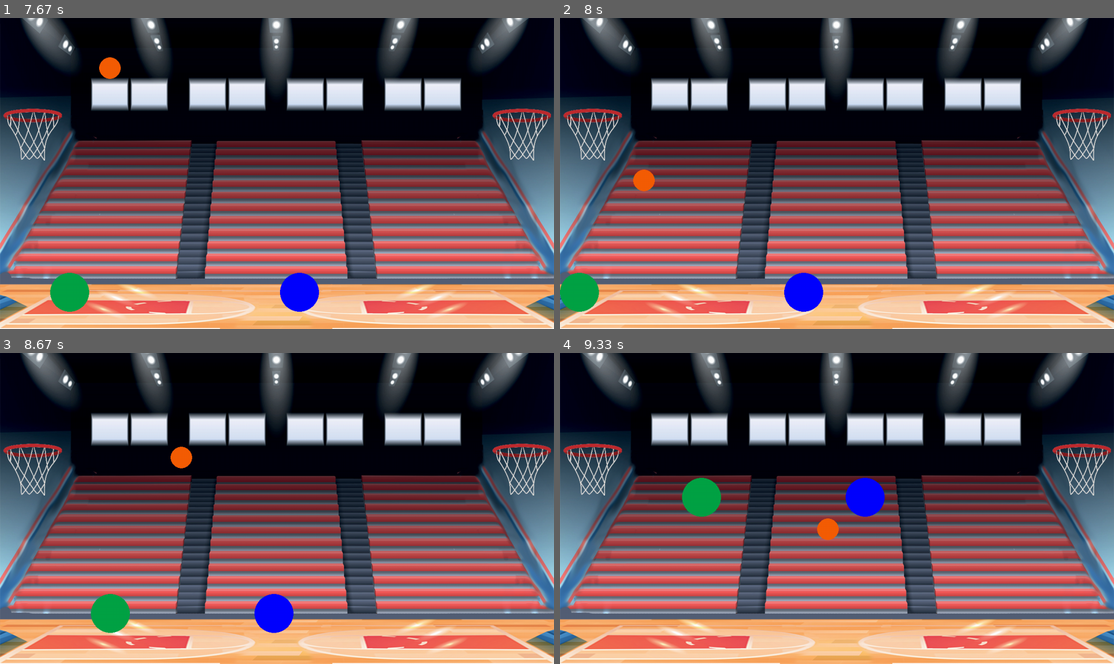
Above: before the commit, frames 1-4 (two rows, left to right).
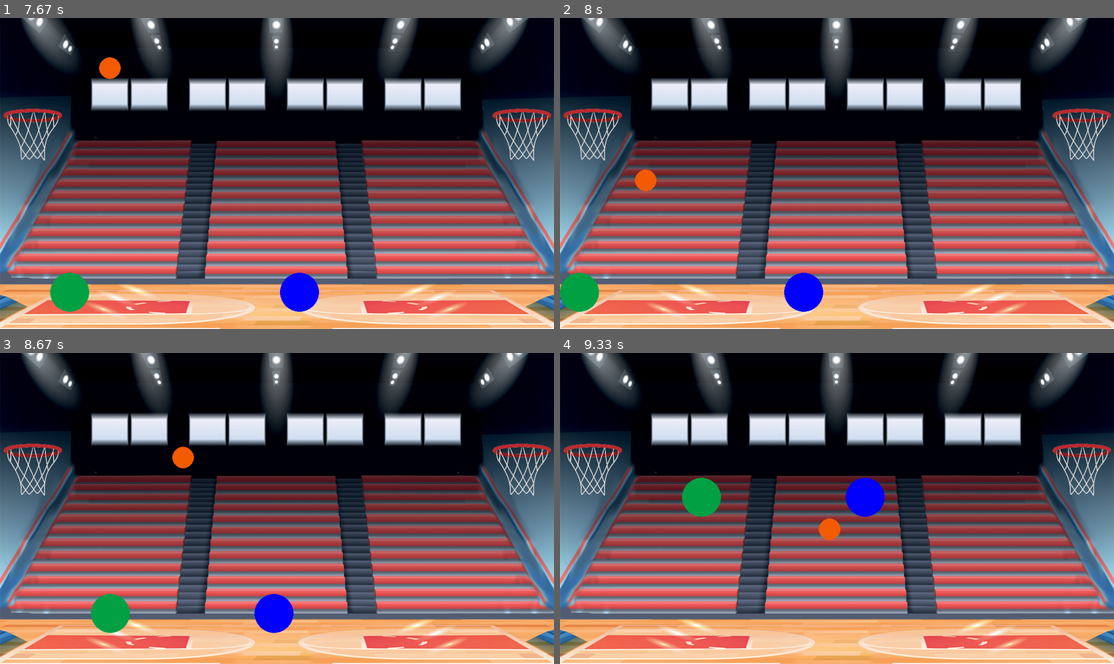
Above: after the commit, the same moments.

Repository: TaySay95/Programming
Game: pygame game, started from final.py
The game is run twice, just before and just after one commit, with the same random seed, the same clock (stepped at 60 frames per second) and the same inputs.
Inputs:
- Up to frame 1 (7.67 s): hold Right 0.33-0.8 s; hold Up 0.83-1.13 s; hold W 0.83-1.13 s; hold Right 1.17-1.63 s; hold D 1.17-1.63 s; hold Left 1.67-2.2 s; hold A 1.67-2.2 s; hold Left 2.23-2.63 s; hold A 2.23-2.63 s; hold Up 2.67-3.03 s; hold W 2.67-3.03 s; hold Right 3.07-3.7 s; hold D 3.07-3.7 s; hold Left 3.73-4.2 s; hold A 3.73-4.2 s; hold Right 4.23-4.7 s; hold D 4.23-4.7 s; hold Up 4.73-5.03 s; hold W 4.73-5.03 s; hold Right 5.07-5.53 s; hold D 5.07-5.53 s; hold Left 5.57-6.1 s; hold A 5.57-6.1 s; hold Left 6.13-6.53 s; hold A 6.13-6.53 s; hold Up 6.57-6.93 s; hold W 6.57-6.93 s; hold Right 6.97-7.6 s; hold D 6.97-7.6 s; hold Left from 7.63 s (still down); hold A from 7.63 s (still down)
- Up to frame 2 (8 s): keep holding Left; keep holding A
- Up to frame 3 (8.67 s): release Left at 8.1 s; release A at 8.1 s; hold Right 8.13-8.6 s; hold D 8.13-8.6 s; hold Up from 8.63 s (still down); hold W from 8.63 s (still down)
- Up to frame 4 (9.33 s): release Up at 8.93 s; release W at 8.93 s; hold Right from 8.97 s (still down); hold D from 8.97 s (still down)

Frame 1 is identical in both runs. In frame 2, less than 0.1% of the frame differs, in the area x 13-18%, y 48-56%; in frame 3, less than 0.1%, in the area x 30-35%, y 30-38%; in frame 4, less than 0.1%.

Commit message:
hoop borders

Diff:
--- a/final.py
+++ b/final.py
@@ -113,19 +113,30 @@
                 self.vel_y = 0.8
 
 
-            elif self.vel_y > 0 and self.rect.bottom > self.basket.rect.centery and (self.rect.right < 141 or self.rect.left > 1139) :
-                    self.vel_x = 0
-                    self.rect.centerx = self.basket.rect.centerx
-                    self.vel_y = min(self.vel_y - .0005, 2)
+            elif self.vel_x < 0 and self.rect.left < self.basket.rect.right:
+                self.rect.left = self.basket.rect.right
+                self.vel_x *= -1
+            elif self.vel_x > 0 and  self.rect.right > self.basket.rect.left:
+                self.rect.right = self.basket.rect.left
+                self.vel_x *= -1
+
+            elif self.vel_y < 0 and self.rect.top<self.basket.rect.bottom:
+                self.vel_y = self.vel_y *-1 -5
+
+
+            # elif self.vel_x < 0 and self.rect.left < self.basket.rect.right and self.rect.bottom > self.basket.rect.top and self.rect.top < self.basket.rect.bottom:
+            #     self.vel_x *= -1
+
+            # elif self.vel_x > 0 and self.rect.right > self.basket.rect.left and self.rect.bottom > self.basket.rect.top and self.rect.top < self.basket.rect.bottom:
+            #     self.vel_x *= -1
+
+            # elif self.vel_y > 0 and self.rect.bottom > self.basket.rect.centery and self.rect.bottom< self.basket.rect.bottom and (self.rect.right < 141 or self.rect.left > 1139) :
+            #         self.vel_x = 0
+            #         self.rect.centerx = self.basket.rect.centerx
+            #         self.vel_y = min(self.vel_y - .0005, 2)
 
             # elif self.vel_y < 0 and self.rect.top < self.basket.rect.bottom:
             #     self.vel_y = self.vel_y *-0.5
-
-            elif self.vel_x < 0 and self.rect.left < self.basket.rect.right:
-                self.vel_x *= -1
-
-            elif self.vel_x > 0 and self.rect.right > self.basket.rect.left:
-                self.vel_x *= -1
 
 
 
@@ -152,6 +163,7 @@
 
         # If ball and player collide
         if self.hold:
+
             # Make ball follow player if on ground
             if self.hold.rect.bottom == 680:
                  # follow on right side of player if player is moving right, left side if player moving left
@@ -245,6 +257,7 @@
                 self.vel_x = max(self.vel_x - .005, 0)
             elif self.vel_x < 0:
                 self.vel_x = min(self.vel_x + .005, 0)
+
 
             # Ball follows velocity
             self.rect.x += self.vel_x
